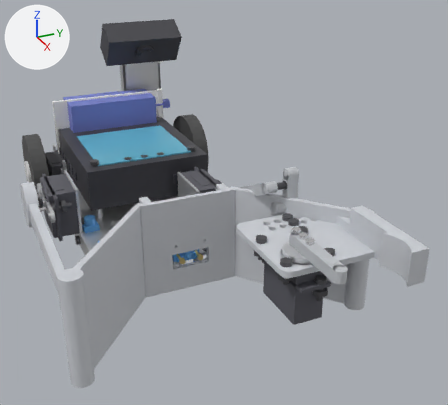
Renders of the glTF model docs/manual/robot_b.glb from each side of a commit.
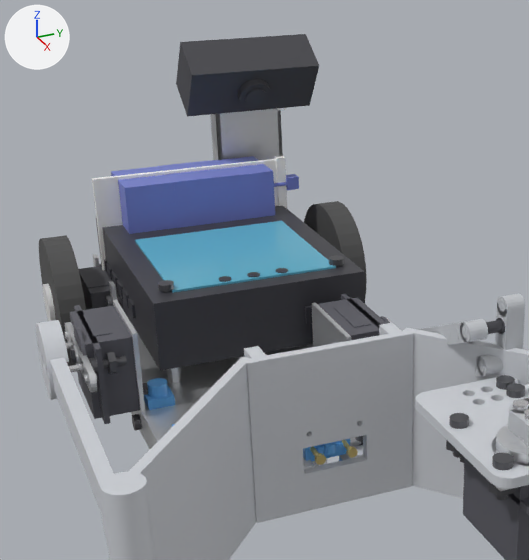
Old and new are each drawn whole from a 50 mm camera at (497.0, -139.0, 251.0) aimed at (101.0, 39.0, 52.0) and again close up on the part from 0% to 67% of the width and 0% to 79% of the height. Arrows for +X, +Y and +Z are at upper left; the lights stay in place. The older version's two pictures come first. Vertices at exactly the same position are counted once.

The first close-up shows '01.1|Chassis', '02.5|Solarbotics Wheel', '03.2|Wombat', '03.2|Wombat (screen)', '03.3|Wombat Battery', '05.1|Claw jaw (print 2)', '05.2|Servo', '06.1|Pocket plow (print 3)', '06.3|Lever', '07.2|Servo', '07.4|Cup hook (print 4)', '08.1|Channel 3 x 8', '08.2|Black Camera', '09.4|Light' and 42 more.
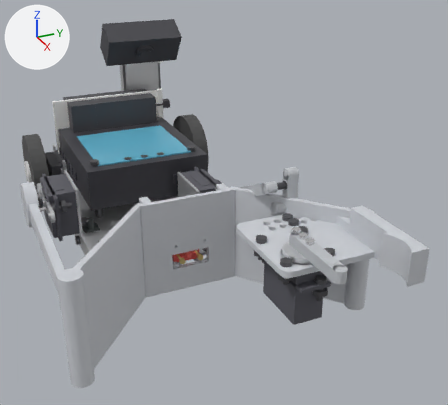
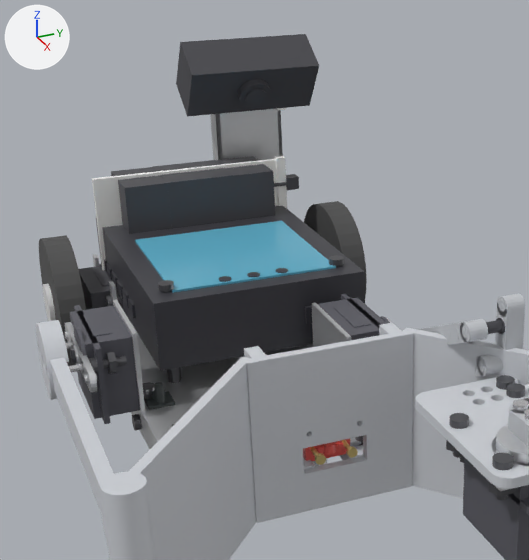
Location of each change, [x1, y1, x2, y2] in pixels of the close-ups (529 x 560 px; the box of a moved part takes in the faces that stretch with it):
'03.3|Wombat Battery', recoloured (darker)
    both: [111, 156, 299, 234]
'09.4|Light', reshaped, recoloured (blue to dark grey, 12% shorter)
    before: [144, 378, 175, 410]
    after: [144, 382, 175, 410]
'06.3|Lever', recoloured (blue to red)
    both: [303, 439, 350, 461]
part 1 of me_light_001, added
    after: [151, 390, 165, 400]
part 2 of me_light_001, added
    after: [154, 384, 165, 404]
part 3 of me_light_001, deleted
    before: [147, 378, 168, 398]
part 4 of me_light_001, moved or reshaped
    before: [144, 386, 175, 410]
    after: [144, 391, 175, 410]

Patch to the scene script:
```diff
--- a/docs/manual/robot_b.glb.py
+++ b/docs/manual/robot_b.glb.py
@@ mat_battery @@
 mat_battery = principled_material('battery')
-mat_battery.base_color = (0.18, 0.22, 0.62)  # blue #7681ce
+mat_battery.base_color = (0.07, 0.07, 0.08)  # dark grey #4b4b50
@@ mat_pcb @@
+mat_pcb = principled_material('pcb')
+mat_pcb.base_color = (0.05, 0.06, 0.06)  # dark grey #3f4545
@@ mat_button @@
+mat_button = principled_material('button')
+mat_button.base_color = (0.85, 0.12, 0.1)  # red #ed6159
+mat_button.roughness = 0.4
@@ me_lever @@
 me_lever.from_pydata(...)  # 44 vertices, 76 faces; spans x 117.0..124.9, y -10.0..10.0, z 21.0..33.0
-me_lever.materials.append(mat_sensor)  # blue #65aded
+me_lever.materials.append(mat_button)  # red #ed6159
@@ me_light_001 @@
 # used by ob_09_4_light; location = (0.0, 0.0, 0.0)
-me_light_001.from_pydata(...)  # 44 vertices, 80 faces; spans x 40.0..52.0, y -60.0..-48.0, z 24.0..34.0
-me_light_001.materials.append(mat_sensor)  # blue #65aded
+me_light_001.from_pydata(...)  # 64 vertices, 112 faces; spans x 40.0..52.0, y -60.0..-48.0, z 24.0..34.6
+# me_light_001 part 1: a new loose piece, a box spanning x 41.0..46.0, y -57.0..-51.0, z 25.6..29.6, in mat_pcb (dark grey #3f4545)
+# me_light_001 part 2: a new loose piece, a 12-sided cylinder along z spanning x 47.0..51.0, y -56.0..-52.0, z 25.6..34.0, in mat_pcb (dark grey #3f4545)
+# me_light_001 part 3: the loose piece of 36 vertices spanning x 41.57..50.43, y -58.5..-49.5, z 28.5..34.0 is deleted
+# me_light_001 part 4: 4 vertices removed from x 40.0..52.0, y -60.0..-48.0, z 28.5; 4 vertices added at x 40.0..52.0, y -60.0..-48.0, z 25.6
+# other edits to the shape of me_light_001 do not show in these pictures
+me_light_001.materials.append(mat_pcb)  # dark grey #3f4545
```
